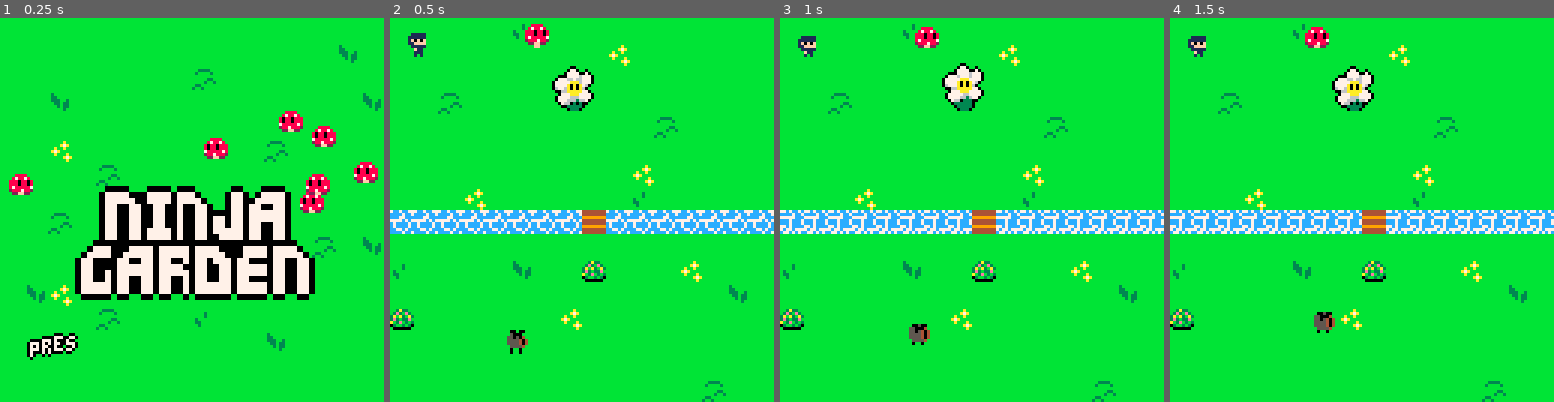
Above: before the commit, frames 1-4 (left to right).
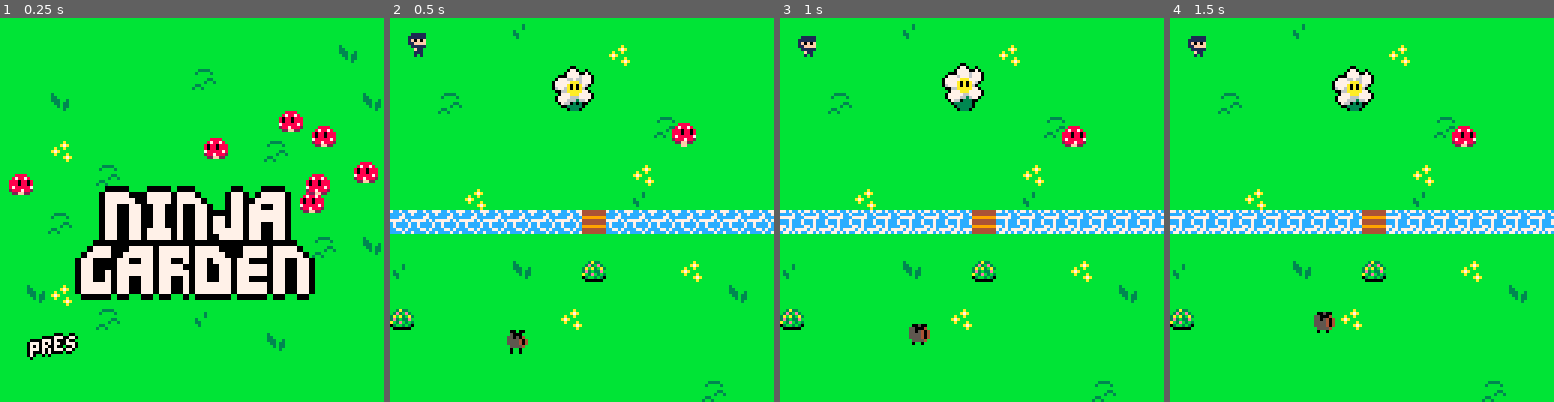
Above: after the commit, the same moments.

Repository: SnoozeTime/Spring2D_2025
Game: PICO-8 cartridge spring.p8
The game is run twice, just before and just after one commit, with the same random seed, the same clock (stepped at 60 frames per second) and the same inputs.
Inputs:
- Up to frame 1 (0.25 s): no input
- Up to frame 2 (0.5 s): tap X (X key) at 0.33 s
- Up to frame 3 (1 s): tap O (Z key) at 0.7 s
- Up to frame 4 (1.5 s): tap X (X key) at 1.07 s

Frame 1 is identical in both runs. In frame 2, 0.6% of the frame differs, in the area x 35-80%, y 1-34%; in frame 3, 0.6%; in frame 4, 0.6%.

Commit message:
Baby shrooms won't spore, no shrooms close to roses.

Diff:
--- a/game.lua
+++ b/game.lua
@@ -35,20 +35,18 @@
          }
 
   state.roses = {}
-  local rose_grid_keys = {}
   for i=1,level_desc.roses do
     local r = rose:new{
       pos = {x = flr(rnd(120-rose.SIZE)), y = flr(rnd(120-rose.SIZE))},
     }
     add(state.roses, r)
-    rose_grid_keys[state.shroom_grid:key(r:center())] = true
   end
 
   for i=1,level_desc.mushrooms do
     while true do  -- please don't take too long lmao
       local pos = {x = flr(rnd(120)), y = flr(rnd(120))}
       -- Don't overlap roses or other mushrooms
-      if not rose_grid_keys[state.shroom_grid:key(pos)] and state.shroom_grid:empty(pos) then
+      if not close_to_roses(state.roses, pos) and state.shroom_grid:empty(pos) then
         state.shroom_grid:insert(pos, shroom:new{
           pos = pos,
         })
@@ -73,6 +71,17 @@
       pos = {x = vine_x, y = vine_y}}
     )
   end
+end
+
+function close_to_roses(roses, pos)
+  for i=1,#roses do
+    local rc = roses[i]:center()
+    local _, len = math.normalize({x = rc.x - pos.x, y = rc.y - pos.y})
+    if len < 30 then
+      return true
+    end
+  end
+  return false
 end
 
 function game_draw(state)
--- a/shroom.lua
+++ b/shroom.lua
@@ -84,6 +84,9 @@
   end
 
   if self.alive then
+    if self.growing and not self.growing:done() then
+      return nil
+    end
     self.spore_t += 1
     if self.spore_t >= self.SPORE_WAIT_FRAMES then
       self.spore_t = 0
